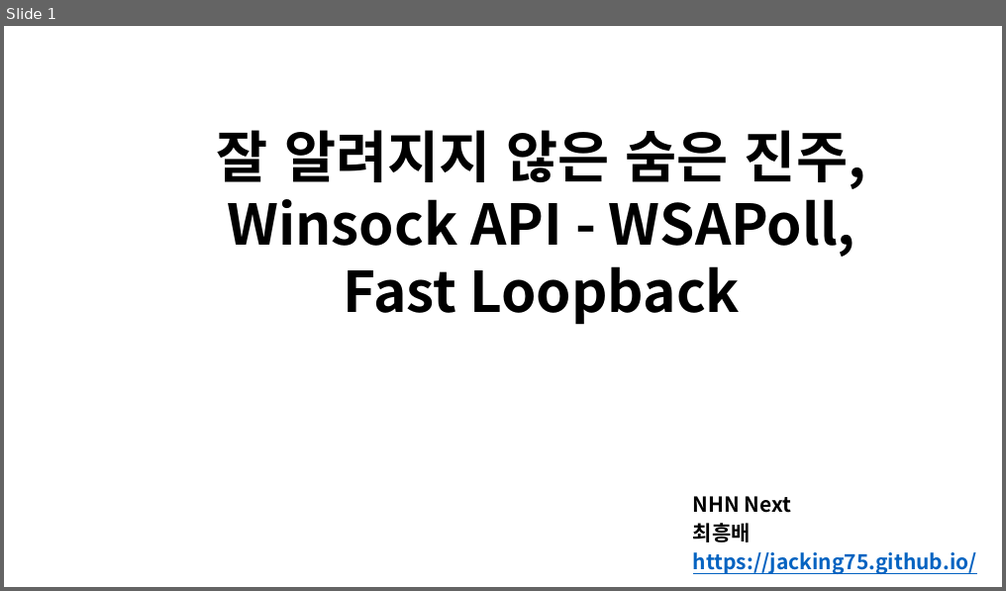
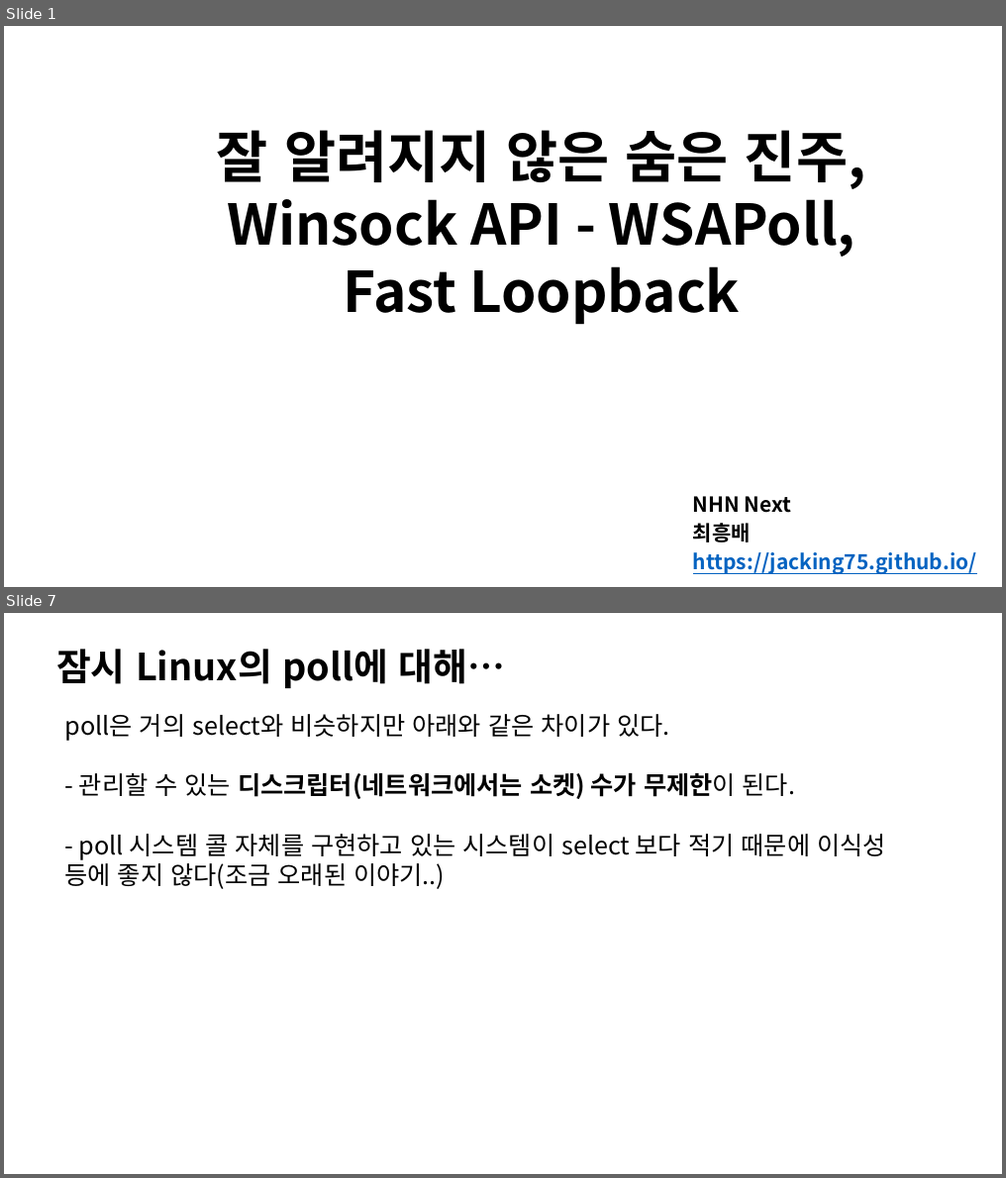
Before and after one commit to Dylan-Jang/conf_cpp_korea_201702, a slide deck: WSAPoll, Fast Loopback.pptx. Shown one above the other, each under a label of ours: slide 1 before the commit, slides 1 and 7 after it; the slides between them are not shown. The pictures are 1006x591 and 1006x1178 pixels, drawn with LibreOffice and Linux fonts; fonts in the diff are those of the drawing. Boxes give left, top, right and bottom in pixels: in the first picture for what was removed or moved away, otherwise in the second. Text is boxed around its words. In the diff, an @@ line names an element or a change of style, - is before the commit and + after.

```diff
--- a/WSAPoll, Fast Loopback.pptx
+++ b/WSAPoll, Fast Loopback.pptx
@@ slide 7 added at [4, 613, 1002, 1174], background #FFFFFF @@
@@ text added at [56, 649, 505, 688], 36 pt, text #000000, bold @@
+잠시 Linux의 poll에 대해…
@@ text added at [65, 714, 886, 889], 24 pt, text #000000 @@
+poll은 거의 select와 비슷하지만 아래와 같은 차이가 있다.
+- 관리할 수 있는 디스크립터(네트워크에서는 소켓) 수가 무제한이 된다.
+- poll 시스템 콜 자체를 구현하고 있는 시스템이 select 보다 적기 때문에 이식성 등에 좋지 않다(조금 오래된 이야기..)
```
Also in this commit, not shown: 3 slides changed, 18 other slides added, 1 slide removed, 22 other files.
